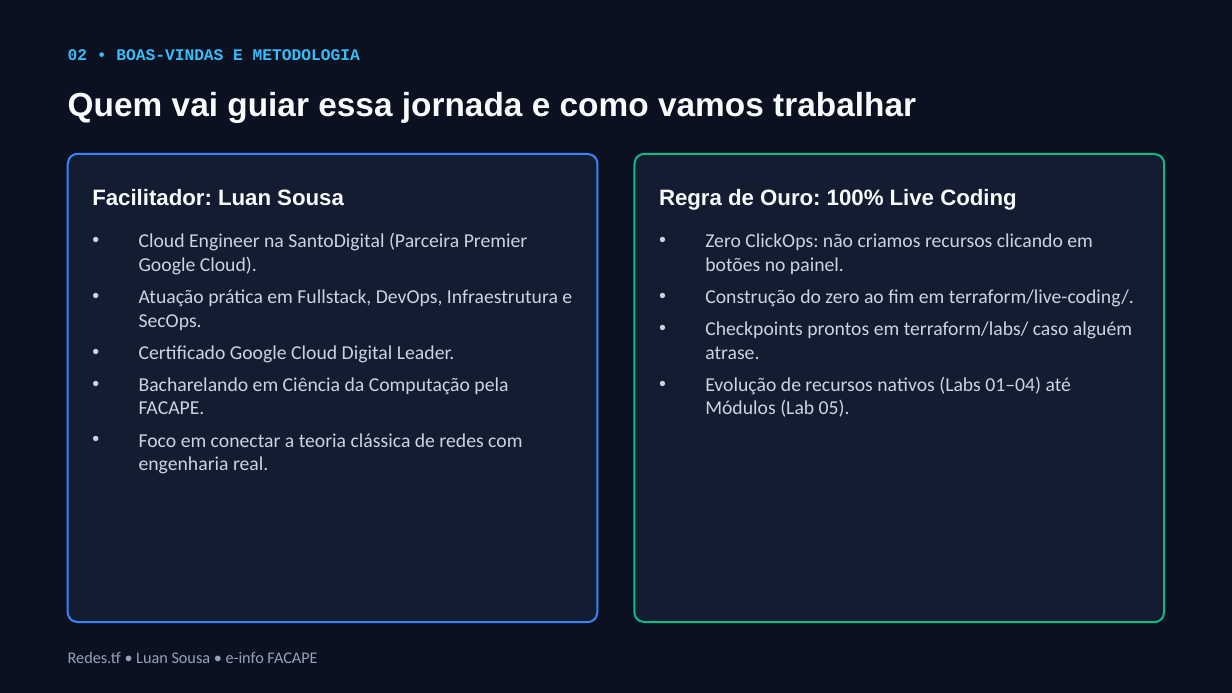
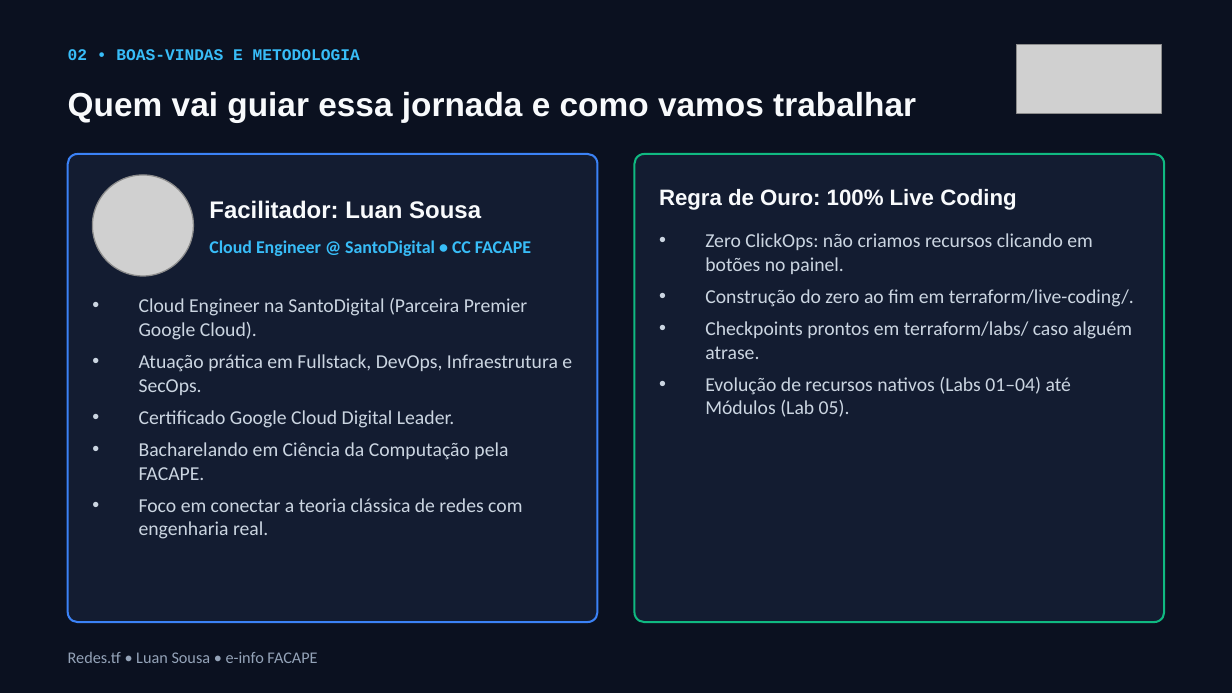
Before and after one commit to LuanCSousa/mini-curso-redes-tf-gcp, a slide deck: slide 2 of slides/exportados/01-manha-redes-tf-gcp.pptx. Drawn at 1232x693 pixels with LibreOffice and Linux fonts; fonts in the diff are those of the drawing; grey boxes stand for pictures. Boxes give left, top, right and bottom in pixels: in the first picture for what was removed or moved away, otherwise in the second. Text is boxed around its words. In the diff, an @@ line names an element or a change of style, - is before the commit and + after.

```diff
--- a/slides/exportados/01-manha-redes-tf-gcp.pptx
+++ b/slides/exportados/01-manha-redes-tf-gcp.pptx
@@ picture added at (1016, 44, 1162, 113) @@
@@ picture added at (92, 175, 193, 276) @@
@@ text "Facilitador: Luan Sousa": place and size @@
-text "Facilitador: Luan Sousa" at (92, 189, 344, 206)
+text "Facilitador: Luan Sousa" at (209, 200, 481, 219)
@@ text "Facilitador: Luan Sousa" at (209, 200, 481, 219): size 13 to 14 pt @@
@@ text added at (209, 240, 531, 256), 10.5 pt, text #38BDF8, bold @@
+Cloud Engineer @ SantoDigital • CC FACAPE
@@ text "Cloud Engineer na SantoDigital (Parceira ...": place and size @@
-text "Cloud Engineer na SantoDigital (Parceira ..." at (139, 233, 572, 474)
+text "Cloud Engineer na SantoDigital (Parceira ..." at (139, 298, 572, 539)
```
Also in this commit, not shown: 15 other slides changed, 17 other files.
